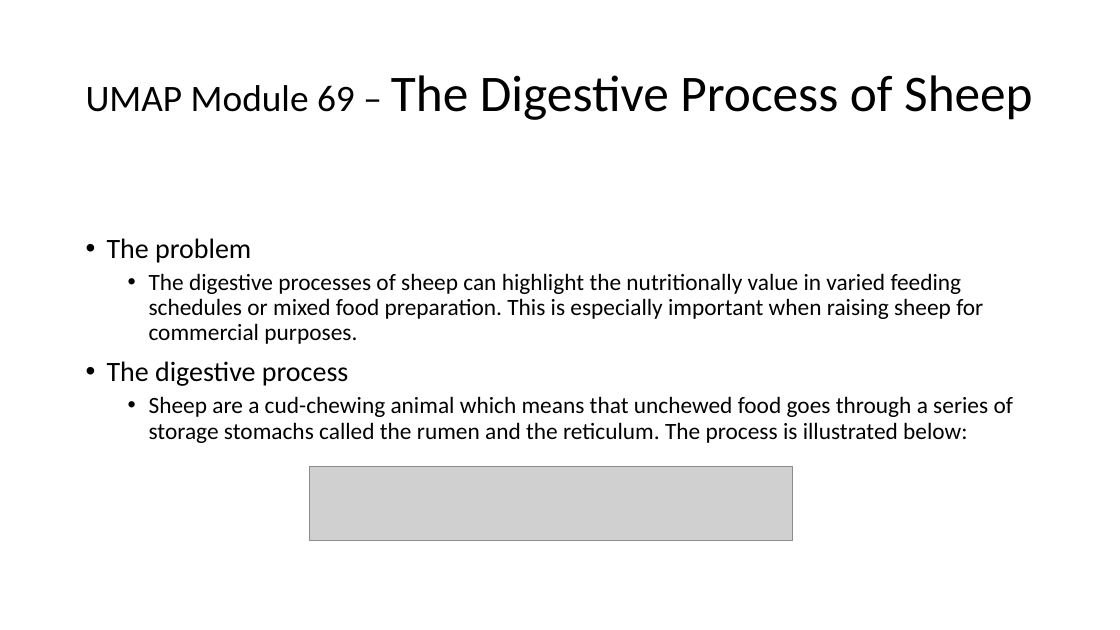
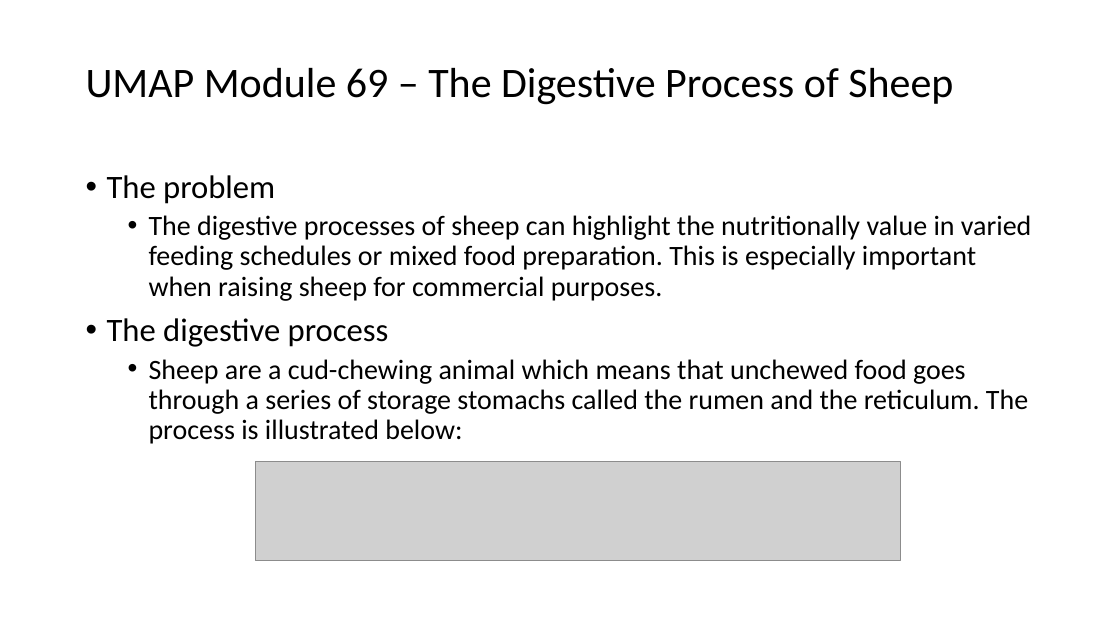
Before and after one commit to dbouquin/DATA_609_final, a slide deck: slide 1 of slides_ch.pptx (slide 2 before the commit). Drawn at 1120x630 pixels with LibreOffice and Linux fonts; fonts in the diff are those of the drawing; grey boxes stand for pictures. Boxes give left, top, right and bottom in pixels: in the first picture for what was removed or moved away, otherwise in the second. Text is boxed around its words. In the diff, an @@ line names an element or a change of style, - is before the commit and + after.

Commit message:
update

```diff
--- a/slides_ch.pptx
+++ b/slides_ch.pptx
@@ title "UMAP Module 69 – The ..." at [86,68,953,105]: size 32 to 36 pt in "UMAP Module 69 –"; size 44 to 36 pt in "The Digestive Process of Sheep" @@
@@ text "The problem": place and size @@
-text "The problem" at [107,238,1013,443]
+text "The problem" at [107,175,1031,444]
@@ text "The problem" at [107,175,1031,444]: size 24 to 28 pt in "The problem", "The digestive process"; size 20 to 24 pt @@
@@ picture: place and size @@
-picture at [310,466,792,541]
+picture at [255,461,901,560]
```
Also in this commit, not shown: 1 other slide changed, 1 slide removed.
